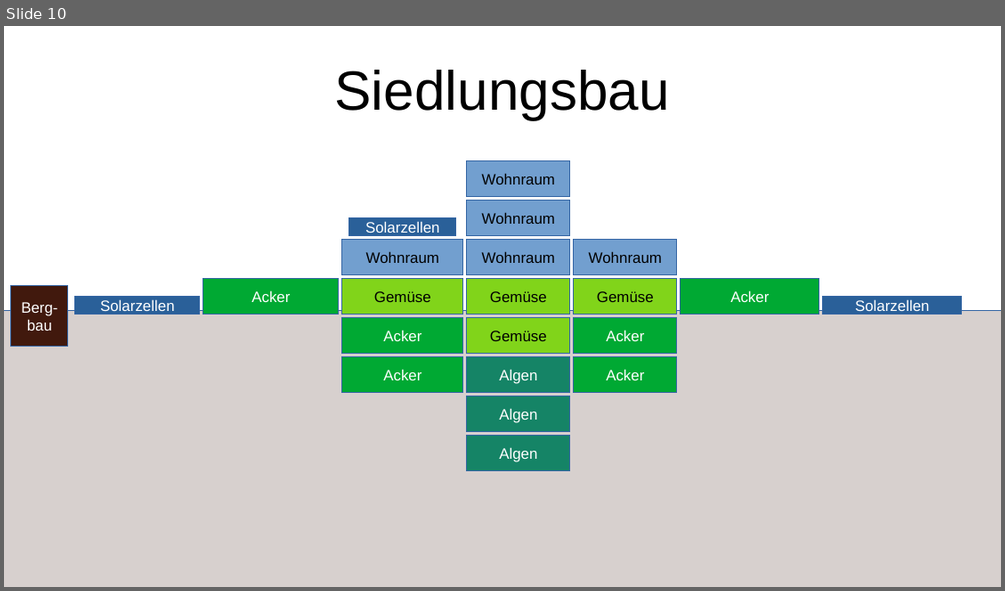
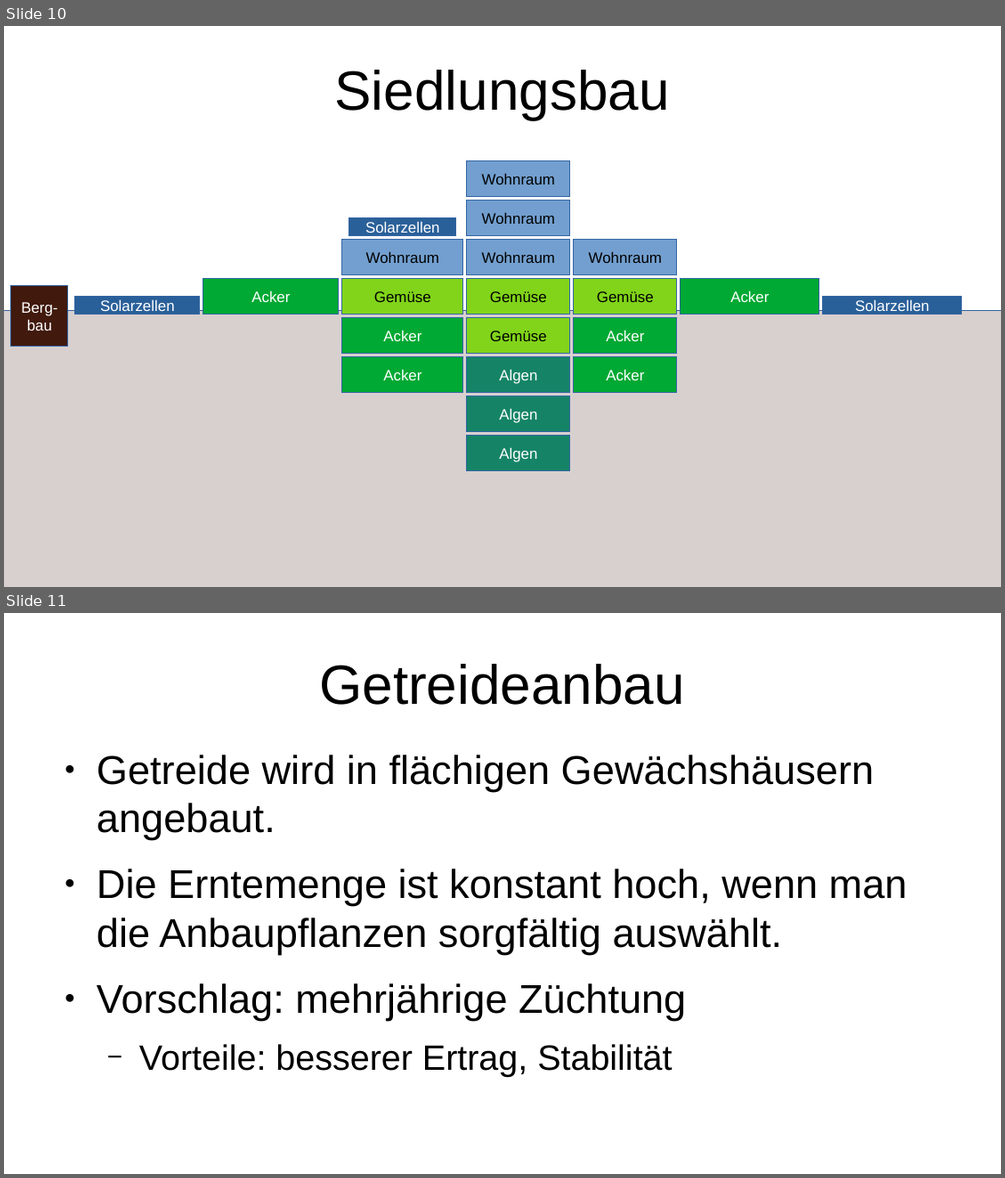
Before and after one commit to a8767c36/mars-game, a slide deck: schema/Lebensschiff.odp. Shown one above the other, each under a label of ours: slide 10 before the commit, slides 10 and 11 after it. The pictures are 1005x591 and 1005x1178 pixels, drawn with LibreOffice and Linux fonts; fonts in the diff are those of the drawing. Boxes give left, top, right and bottom in pixels: in the first picture for what was removed or moved away, otherwise in the second. Text is boxed around its words. In the diff, an @@ line names an element or a change of style, - is before the commit and + after.

Commit message:
getreide

```diff
--- a/schema/Lebensschiff.odp
+++ b/schema/Lebensschiff.odp
@@ slide 11 added at [4,613,1001,1174], background #FFFFFF @@
@@ title added at [319,664,685,705], 44 pt, text #000000 @@
+Getreideanbau
@@ text added at [97,755,907,1077], 32 pt, text #000000 @@
+● Getreide wird in flächigen Gewächshäusern angebaut.
+● Die Erntemenge ist konstant hoch, wenn man die Anbaupflanzen sorgfältig auswählt.
+● Vorschlag: mehrjährige Züchtung
+  − Vorteile: besserer Ertrag, Stabilität
```
Also in this commit, not shown: 3 other files.
